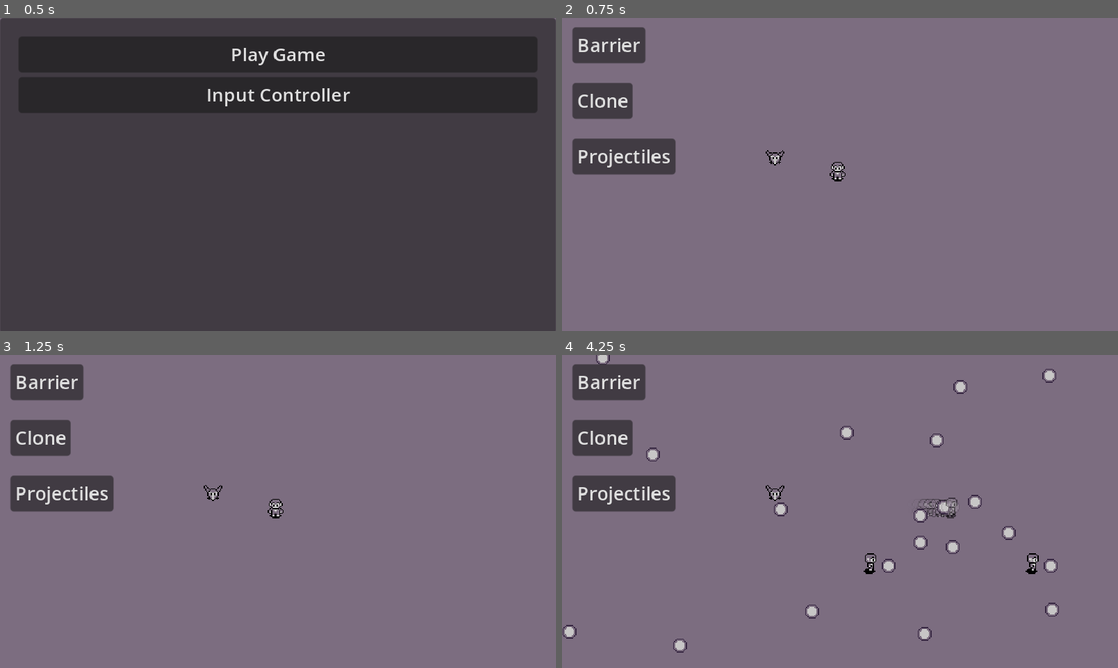
Above: before the commit, frames 1-4 (two rows, left to right).
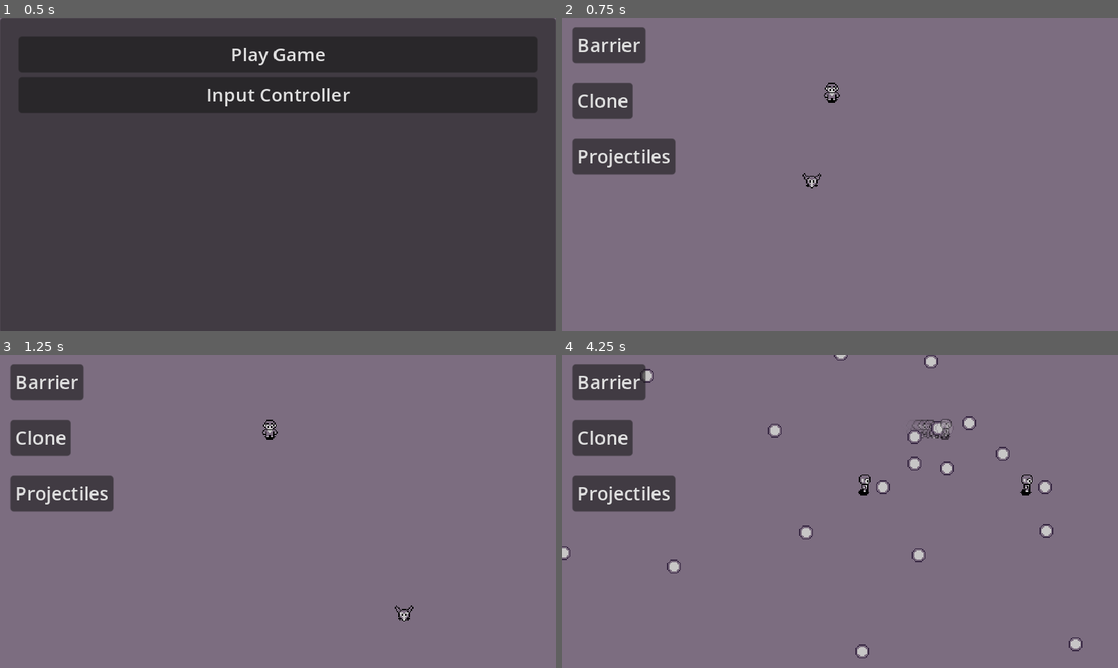
Above: after the commit, the same moments.

Repository: SantiagoBoscan07/Project-Cypher
Game: Godot game, scene res://Scenes/Menu/menu.tscn
Same seed, same stepped clock (60 frames per second), same inputs: the game is played once before the commit and once after it.
Inputs (mouse positions are in pixels of both pictures, inside the frame that each line leads up to):
- Up to frame 1 (0.5 s): no input
- Up to frame 2 (0.75 s): click "Play Game" at 0.5 s
- Up to frame 3 (1.25 s): no input
- Up to frame 4 (4.25 s): click "Barrier" at 1.25 s; click "Clone" at 2 s; click "Projectiles" at 2.75 s; tap Enter at 3.5 s; move the mouse to (962, 495) at 3.52 s; hold Right (moveRight) from 3.53 s (still down); hold Shift (dash) from 3.53 s (still down); click (962, 495) at 3.67 s

Frame 1 is identical in both runs. In frame 2, 0.3% of the frame differs, in the area x 36-51%, y 20-55%; in frame 3, 0.3%; in frame 4, 3.1%, in the area x 0-94%, y 0-97%.

Commit message:
move state
- mario
- michael

Diff:
--- a/project-cypher/Scenes/Enemy/MovingEnemy.tscn
+++ b/project-cypher/Scenes/Enemy/MovingEnemy.tscn
@@ -104,14 +104,18 @@
 health = NodePath("../Health")
 hurtbox = NodePath("../../../Body/Areas/Hurtbox")
 
-[node name="FiniteStateMachine" type="Node" parent="Components"]
+[node name="FiniteStateMachine" type="Node" parent="Components" node_paths=PackedStringArray("initialState")]
 script = ExtResource("5_kry7n")
+initialState = NodePath("ChaseState")
 
 [node name="PatrolState" type="Node" parent="Components/FiniteStateMachine"]
 script = ExtResource("7_1mrft")
 
-[node name="ChaseState" type="Node" parent="Components/FiniteStateMachine"]
+[node name="ChaseState" type="Node" parent="Components/FiniteStateMachine" node_paths=PackedStringArray("enemy")]
 script = ExtResource("8_fvbrl")
+enemy = NodePath("../../..")
+desiredSpeed = Vector2(20, 20)
+maxSpeedChange = 20.0
 
 [node name="Collision" type="CollisionShape2D" parent="."]
 visible = false
--- a/project-cypher/Scenes/Enemy/chase_state.gd
+++ b/project-cypher/Scenes/Enemy/chase_state.gd
@@ -1,15 +1,32 @@
 extends State
 class_name EnemyFollow
 
-var enemy: CharacterBody2D
-@export var move_speed := 20.0
-var player: CharacterBody2D
+#Refrence to the enemy
+@export var enemy: CharacterBody2D
+#Movement speed of the enemy
+@export var move_speed := 100.0
+@export var player: CharacterBody2D
+#Refrence to the player
+@export var desiredSpeed: Vector2
+@export var maxSpeedChange: float
 
 func Enter():
-	player = get_tree().get_first_node_in_group("Player")
+#	player = get_tree().get_first_node_in_group("Player")
+#	if not player:
+#		print("Player not found!")
+	pass
+
+func physicsUpdate(_delta: float):
+	enemy.velocity.x = move_toward(enemy.position.x,player.global_position.x, 1)
+	enemy.velocity.y = move_toward(enemy.position.y, player.global_position.y, 1)
+	enemy.move_and_slide()
+
 
 func Physics_Update(delta: float):
-	var direction = player.global_position - enemy.global_position
+	#var direction = player.global_position - enemy.global_position
 
-	if direction.length() > 25:
-		enemy.velocity = direction.normalized() * move_speed
+	#if direction.length() > 25:
+	#	enemy.velocity = direction.normalized() * move_speed
+	#else:
+	#	enemy.velocity = Vector2()
+	pass
--- a/project-cypher/Scenes/Enemy/patrol_state.gd
+++ b/project-cypher/Scenes/Enemy/patrol_state.gd
@@ -1,11 +1,17 @@
 extends State
 
+var enemy: CharacterBody2D
+@export var move_speed := 10.0
+var player: CharacterBody2D
 
-# Called when the node enters the scene tree for the first time.
-func _ready() -> void:
-	pass # Replace with function body.
+func _physics_process(delta):
+#	move_and_slide()
 
+#	if velocity.length() > 0:
+#		$AnimationPlayer.play("run")
 
-# Called every frame. 'delta' is the elapsed time since the previous frame.
-func _process(delta: float) -> void:
+#	if velocity.x > 0:
+#		$Sprite.flip_h = false
+#	else:
+#		$Sprite.flip_h = true
 	pass
--- a/project-cypher/Scenes/Player/player.tscn
+++ b/project-cypher/Scenes/Player/player.tscn
@@ -193,6 +193,7 @@
 texture = ExtResource("1_gaql2")
 hframes = 4
 vframes = 8
+frame = 8
 
 [node name="Shadow" type="Sprite2D" parent="Body/Sprites"]
 z_index = -2
--- a/project-cypher/Scenes/Test/test.tscn
+++ b/project-cypher/Scenes/Test/test.tscn
@@ -7,7 +7,7 @@
 [node name="Test" type="Node2D"]
 
 [node name="Player" parent="." instance=ExtResource("1_bn2ie")]
-position = Vector2(224, 120)
+position = Vector2(219, 52)
 
 [node name="Power-Ups Test" type="Control" parent="."]
 layout_mode = 3
@@ -47,6 +47,14 @@
 [node name="FlyingEnemy" parent="." instance=ExtResource("3_fiu32")]
 position = Vector2(176, 112)
 
+[node name="ChaseState" parent="FlyingEnemy/Components/FiniteStateMachine" index="1" node_paths=PackedStringArray("player")]
+move_speed = 5.0
+player = NodePath("../../../../Player")
+desiredSpeed = Vector2(5, 5)
+maxSpeedChange = 5.0
+
 [connection signal="pressed" from="Power-Ups Test/Barrier" to="Power-Ups Test" method="_on_barrier_pressed"]
 [connection signal="pressed" from="Power-Ups Test/Clone" to="Power-Ups Test" method="_on_clone_pressed"]
 [connection signal="pressed" from="Power-Ups Test/Projectiles" to="Power-Ups Test" method="_on_projectiles_pressed"]
+
+[editable path="FlyingEnemy"]
Not shown: 1 places in project-cypher/Scenes/Player/player.tscn that only renumber resources
